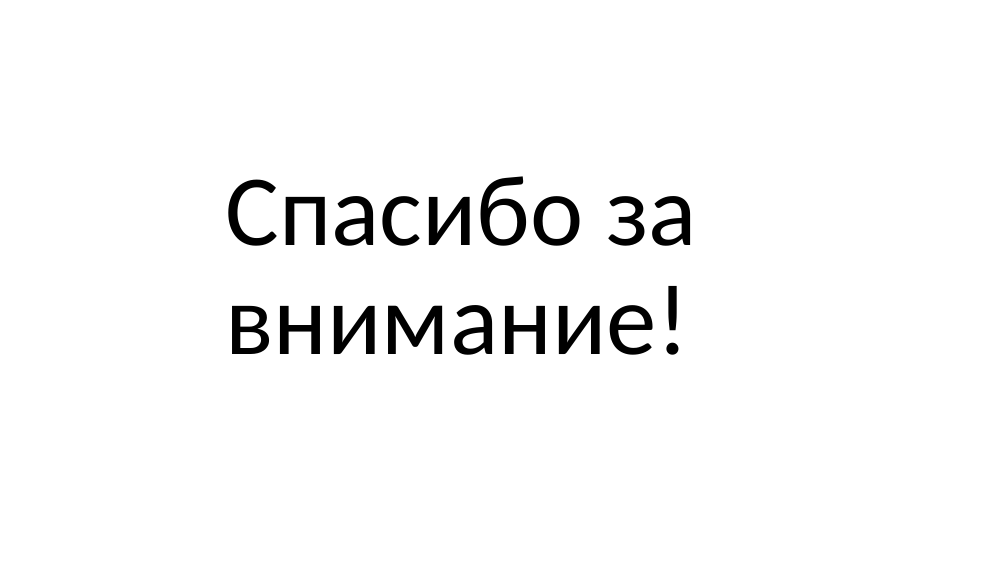
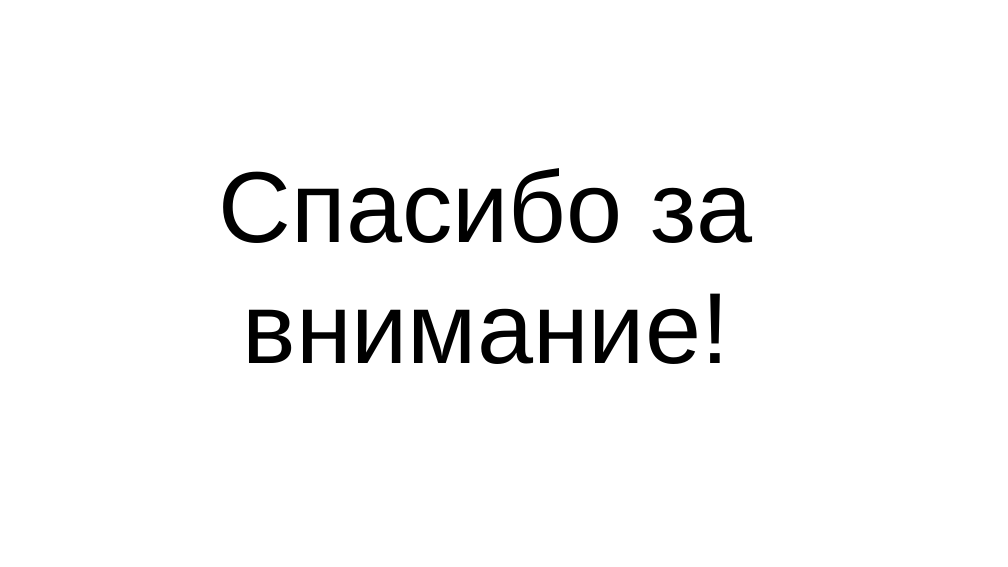
Before and after one commit to huggegg/kursa4, a slide deck: slide 15 of документы курсовой/проект.pptx (slide 14 before the commit). Drawn at 1008x567 pixels with LibreOffice and Linux fonts; fonts in the diff are those of the drawing. Boxes give left, top, right and bottom in pixels: in the first picture for what was removed or moved away, otherwise in the second. Text is boxed around its words. In the diff, an @@ line names an element or a change of style, - is before the commit and + after.

```diff
--- a/документы курсовой/проект.pptx
+++ b/документы курсовой/проект.pptx
@@ title "Спасибо за внимание!": place and size @@
-title "Спасибо за внимание!" at box(225, 176, 697, 355)
+title "Спасибо за внимание!" at box(219, 168, 753, 364)
@@ title "Спасибо за внимание!" at box(219, 168, 753, 364): font Calibri to Arial; alignment left to centre; line spacing 0.9 to 1 @@
```
Also in this commit, not shown: 8 other slides changed, 5 slides added, 4 slides removed.
